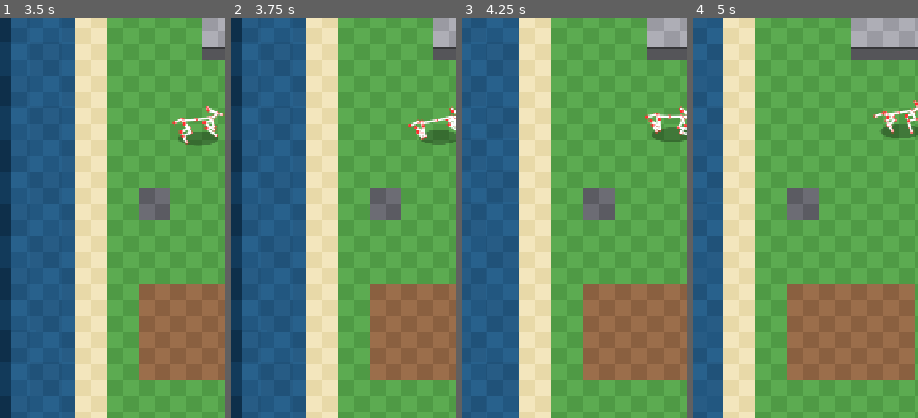
Above: before the commit, frames 1-4 (left to right).
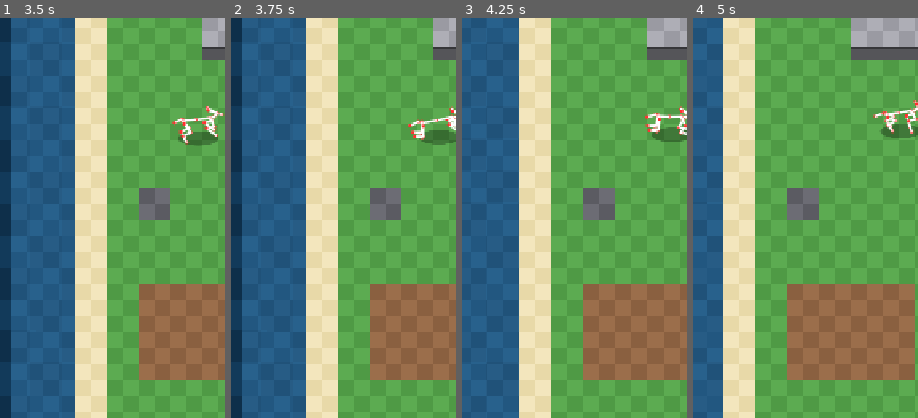
Above: after the commit, the same moments.

Repository: jonathasptbr-gh/Projeto-Galapago
Game: Godot game, scene res://jogo/main.tscn
Same seed, same stepped clock (60 frames per second), same inputs: the game is played once before the commit and once after it.
Inputs:
- Up to frame 1 (3.5 s): click "PULO AUTO: DESLIGADO" at 0.5 s; click "PULO AUTO: LIGADO" at 1.25 s; click "PULO AUTO: DESLIGADO" at 2 s; click "PULO AUTO: LIGADO" at 2.75 s
- Up to frame 2 (3.75 s): click "PULO AUTO: DESLIGADO" at 3.5 s
- Up to frame 3 (4.25 s): no input
- Up to frame 4 (5 s): click "PULO AUTO: LIGADO" at 4.25 s
The pictures show only the part of the screen within x 5-55%, y 35-85%; the shares and areas given below are measured in that part.

Frame 1 is identical in both runs. In frame 2, 0.1% of the frame differs, in the area x 80-88%, y 27-30%; in frame 3, 0.2%, in the area x 81-90%, y 25-29%; in frame 4, less than 0.1%.

Commit message:
v0.34.2: dobra anatomica no IK das pernas

Diff:
--- a/sim/esqueleto3d.gd
+++ b/sim/esqueleto3d.gd
@@ -24,6 +24,18 @@
 const CLIPES := ["idle", "walk", "run", "jump_start", "jump_air", "jump_land", "charge", "shot",
 	"bite", "slam", "dig", "hit", "stunned", "death", "get_up"]
 const PITCH_GRAUS := 20.0
+## Tolerância (px de mundo) da ORDEM ANATÔMICA das pernas na marcha. É régua do
+## solver, não dado: a pata continua no alvo e os ossos não esticam.
+const TOL_ANATOMIA := 0.01
+## Folga do LADO (px): a regra de lado é de DIREÇÃO, não de distância — numa
+## perna dobrada o jarrete raspa a reta e exigir 0,01 px ali fazia a solução
+## pular de ramo (medido: 6,6 px de joelho num quadro a 60 fps).
+const TOL_LADO := 0.5
+## Salto máximo (px) do joelho para aceitar outra dobra. No recolhimento máximo
+## da traseira a cadeia chega perto de |l1−l2| e outra dobra exige um pulo de
+## 5–7 px num quadro (medido); aí fica a dobra autoral e o quadro é contado
+## como sem solução — o conserto é de alvo (pose), não do solver.
+const SALTO_DOBRA := 2.5
 const JUNTAS_ESPERADAS := 24
 const OSSOS_ESPERADOS := 23
 const SOCKETS_OBRIGATORIOS := ["boca", "coroa", "base_cauda", "dorso"]
@@ -385,29 +397,50 @@
 			if patas.has(nome) and alvos[nome] is Vector3:
 				patas[nome] = alvos[nome]
 	_mover_corpo(m, j, clipe, f, mo, salto_correndo)
+	# A ordem anatômica só é imposta nos clipes de MARCHA (os que a tabela
+	# `marchas` do rig aponta). Pulo, morte e levantar têm outra postura e
+	# ficam de fora — lá a regra não vale.
+	var vale_ordem := not _marcha(mo, clipe).is_empty()
 	for perna in pernas:
 		var nome := String(perna["nome"])
 		var upper := String(perna["upper"])
 		var P: Vector3 = j[upper]
 		var F: Vector3 = patas[nome]
+		var l1 := float(perna["l1"])
+		var l2 := float(perna["l2"])
+		var pole: Vector3 = perna["pole"]
+		var moderno := alvos.has(nome) or int(m.get("schema_version", 3)) == 4
 		if perna.has("l3"):
 			var l3 := float(perna["l3"])
-			var H := _jarrete_alcancavel(P, F, float(perna["l1"]),
-				float(perna["l2"]), l3, perna["offset_jarr"])
-			var solucao := (ik_pole(P, H, float(perna["l1"]), float(perna["l2"]),
-				perna["pole"], 0.9999) if alvos.has(nome) or int(m.get("schema_version", 3)) == 4
-				else _ik(P, H, float(perna["l1"]), float(perna["l2"]), 1.0))
+			var H := _jarrete_alcancavel(P, F, l1, l2, l3, perna["offset_jarr"])
+			# Solução de repouso (a mesma de antes da regra): o jarrete de
+			# contato é o que fecha o metatarso no alvo, e é ele que escreve a
+			# pata — a dobra escolhida nunca move o alvo.
+			var solucao := _dobra(P, H, l1, l2, pole, moderno, 1.0)
 			var jarrete: Vector3 = solucao["pata"]
-			j[String(perna["joint1"])] = solucao["joelho"]
+			var joelho: Vector3 = solucao["joelho"]
+			if vale_ordem:
+				var escolha := _perna_traseira(P, F, l1, l2, l3, perna["offset_jarr"],
+					pole, moderno, {"joelho": joelho, "jarrete": jarrete})
+				joelho = escolha["joelho"]
+				jarrete = escolha["jarrete"]
+			j[String(perna["joint1"])] = joelho
 			j[String(perna["joint2"])] = jarrete
-			# Enquanto o círculo do jarrete toca o alcance do joelho, F é exato.
-			# Se nem o círculo toca, corrige só o contato, nunca estica os ossos.
-			j[String(perna["foot"])] = jarrete + (F - H).normalized() * l3
+			# A pata é o alvo: o círculo rígido do metatarso em torno dela
+			# garante F exato; alvo fora do alcance corrige só o contato. A
+			# expressão usa o jarrete de CONTATO (não o da dobra), então a
+			# posição da pata não muda com a regra anatômica.
+			j[String(perna["foot"])] = solucao["pata"] + (F - H).normalized() * l3
 		else:
-			var solucao := (ik_pole(P, F, float(perna["l1"]), float(perna["l2"]),
-				perna["pole"], 0.9999) if alvos.has(nome) or int(m.get("schema_version", 3)) == 4
-				else _ik(P, F, float(perna["l1"]), float(perna["l2"]), -1.0))
-			j[String(perna["joint1"])] = solucao["joelho"]
+			var solucao := _dobra(P, F, l1, l2, pole, moderno, -1.0)
+			var joelho: Vector3 = solucao["joelho"]
+			if vale_ordem:
+				# Dianteira tem UMA dobra por polo; a regra decide entre as
+				# duas soluções da IK (a do polo e a espelhada).
+				var outra := _dobra(P, F, l1, l2, pole, moderno, 1.0)
+				var joelho_outra: Vector3 = outra["joelho"]
+				joelho = _escolher_dianteira(P, F, joelho, joelho_outra)
+			j[String(perna["joint1"])] = joelho
 			j[String(perna["foot"])] = solucao["pata"]
 	_extras(j, clipe, f, mo, salto_correndo)
 	if clipe == "death":
@@ -1084,6 +1117,110 @@
 		j[nome] = Vector3(p.x, y, z)
 
 
+## --- ordem anatômica das pernas (regra do SOLVER; o dado não é tocado) ---
+## A pata fica exatamente no alvo e os comprimentos l1/l2/l3 são rígidos: o que
+## se escolhe é a DOBRA entre as soluções da IK. Régua em px de mundo:
+##   dianteira: y(cotovelo) ≤ y(ombro) + tol E cotovelo atrás da reta ombro→pata;
+##   traseira: y(joelho) ≤ y(anca) + tol, joelho à frente da reta anca→pata,
+##             y(jarrete) ≤ y(joelho) + tol E jarrete atrás da mesma reta.
+## "Atrás" é o lado em que o cotovelo/jarrete de REPOUSO fica — o mesmo sinal
+## do critério da auditoria ("z menor que o da reta ombro→pata naquele y"),
+## medido em perpendicular para não explodir com a perna deitada. Quando
+## nenhuma solução da cadeia fecha as quatro condições (alvo extremo), fica a
+## de MENOR violação — nunca se move a pata nem se alonga osso para
+## "consertar" a pose.
+
+## Distância com sinal de Q à reta P→F no plano (y,z); > 0 = atrás da reta,
+## < 0 = à frente. Perpendicular (e não a diferença de z em y fixo) para não
+## explodir quando a perna deita.
+static func _lado_da_reta(P: Vector3, F: Vector3, Q: Vector3) -> float:
+	var dy := F.y - P.y
+	var dz := F.z - P.z
+	var n := sqrt(dy * dy + dz * dz)
+	if n < 0.000001:
+		return 0.0
+	return (-dz * (Q.y - P.y) + dy * (Q.z - P.z)) / n
+
+
+## Violação (px) da ordem anatômica: 0 = configuração válida. Soma as folgas que
+## faltam, então também serve de desempate quando nada é válido.
+## `H` só é lido na traseira (jarrete); na dianteira passa-se o próprio joelho.
+static func violacao_perna(P: Vector3, F: Vector3, K: Vector3, H: Vector3,
+		tres_ossos: bool) -> float:
+	var v := maxf(0.0, K.y - P.y - TOL_ANATOMIA)
+	if tres_ossos:
+		v += maxf(0.0, _lado_da_reta(P, F, K) - TOL_LADO)
+		v += maxf(0.0, H.y - K.y - TOL_ANATOMIA)
+		v += maxf(0.0, -_lado_da_reta(P, F, H) - TOL_LADO)
+	else:
+		v += maxf(0.0, -_lado_da_reta(P, F, K) - TOL_LADO)
+	return v
+
+
+## As duas dobras possíveis da IK de dois ossos para o par (P, alvo), na
+## convenção da perna. `sentido` +1 = dobra do polo (a autoral: cotovelo atrás,
+## joelho à frente); -1 = a espelhada. `|P-K| = l1` e `|K-alvo| = l2` nas duas,
+## e a pata devolvida é a mesma.
+static func _dobra(P: Vector3, alvo: Vector3, l1: float, l2: float, pole: Vector3,
+		moderno: bool, sentido: float) -> Dictionary:
+	if moderno:
+		return ik_pole(P, alvo, l1, l2, pole if sentido > 0.0 else -pole, 0.9999)
+	return _ik(P, alvo, l1, l2, sentido)
+
+
+## Dianteira: a dobra do polo é a autoral (cotovelo atrás). Só se ela ficar do
+## lado ERRADO e a espelhada não, troca-se — o lado é a restrição de identidade.
+## Quando as duas violam (alvo extremo, cotovelo não desce em nenhuma), fica a
+## do polo: comparar as violações por 0,001 px fazia o cotovelo pular 15 px
+## entre dois quadros (medido em 0,883 e 0,917 do galope).
+static func _escolher_dianteira(P: Vector3, F: Vector3, dobra: Vector3,
+		espelho: Vector3) -> Vector3:
+	var dobra_ok := _lado_da_reta(P, F, dobra) >= -TOL_LADO
+	var espelho_ok := _lado_da_reta(P, F, espelho) >= -TOL_LADO
+	if dobra_ok != espelho_ok:
+		return dobra if dobra_ok else espelho
+	return dobra
+
+
+## Traseira: o jarrete anda no círculo rígido do metatarso em volta da pata.
+## Parte do offset de repouso (`base`, a solução de antes da regra) e, se a
+## ordem não vale, gira o metatarso para BAIXO/ATRÁS — o sentido em que o
+## jarrete desce — até a cadeia fechar; fica o MENOR giro válido. A faixa é a
+## anatômica: jarrete acima do chão e atrás da pata. Sem solução válida na
+## faixa, fica a de menor violação. Devolve joelho/jarrete; nada aqui move a
+## pata (o metatarso tem raio l3 em torno dela por construção).
+static func _perna_traseira(P: Vector3, F: Vector3, l1: float, l2: float, l3: float,
+		offset: Vector3, pole: Vector3, moderno: bool, base: Dictionary) -> Dictionary:
+	var k0: Vector3 = base["joelho"]
+	var h0: Vector3 = base["jarrete"]
+	var v0 := violacao_perna(P, F, k0, h0, true)
+	if v0 <= TOL_ANATOMIA:
+		return {"joelho": k0, "jarrete": h0, "violacao": v0, "giro": 0.0}
+	var ang0 := atan2(offset.z, offset.y)
+	var minimo := absf(l1 - l2)
+	var maximo := l1 + l2
+	var melhor := {"joelho": k0, "jarrete": h0, "violacao": v0, "giro": 0.0}
+	for passo in 300:
+		var giro := -deg_to_rad(float(passo + 1) * 0.5)
+		var ang := ang0 + giro
+		var H := F + Vector3(0.0, l3 * cos(ang), l3 * sin(ang))
+		if H.y <= 0.0 or H.z >= F.z:
+			continue
+		var d := P.distance_to(H)
+		if d < minimo + 0.0001 or d > maximo - 0.0001:
+			continue
+		for sentido: float in [1.0, -1.0]:
+			var K: Vector3 = _dobra(P, H, l1, l2, pole, moderno, sentido)["joelho"]
+			if K.distance_to(k0) > SALTO_DOBRA:
+				continue
+			var v := violacao_perna(P, F, K, H, true)
+			if v < float(melhor["violacao"]) - 0.000001:
+				melhor = {"joelho": K, "jarrete": H, "violacao": v, "giro": giro}
+			if v <= TOL_ANATOMIA:
+				return {"joelho": K, "jarrete": H, "violacao": v, "giro": giro}
+	return melhor
+
+
 ## Escolhe o jarrete no círculo rígido de raio l3 em torno do alvo da pata.
 ## Preserva o offset de repouso se alcançável; caso contrário escolhe o ponto
 ## angularmente mais próximo que alcança a cadeia anca→joelho→jarrete. O círculo
--- a/testes/test_parametrico3d.gd
+++ b/testes/test_parametrico3d.gd
@@ -363,3 +363,93 @@
 	var avanco := float(trote["duty"]) * E3._ciclo(trote)
 	print("métrica marcha trote: passada=%.6f duty*ciclo=%.6f descompasso=%.6f px"
 		% [passada, avanco, passada - avanco])
+
+
+## P0 da auditoria: a IK escolhia a dobra errada e a perna ficava
+## anatomicamente impossível (cotovelo acima do ombro, joelho acima da anca,
+## jarrete acima do joelho). A regra é do SOLVER, nunca do dado: a pata
+## continua exatamente no alvo da marcha e os ossos l1/l2/l3 não esticam.
+## Varre 8 direções × 24 fases × walk/run nos dois rigs.
+##
+## Medido ANTES da regra (por direção e por pata, no galope): cão — 10/24 com o
+## cotovelo acima do ombro (cada dianteira), 13/24 com o jarrete acima do
+## joelho e 4/24 com o joelho acima da anca (cada traseira); equino — 4/24 de
+## jarrete. DEPOIS: jarrete acima do joelho 13→4 (cão) e 4→0 (equino); joelho
+## acima da anca 4→3 (cão); dianteira do equino 0. A dianteira do CÃO segue
+## 10/24 porque o alvo torna a ordem impossível: com |ombro→pata| <
+## √(l2²−l1²) = 9,72 px as DUAS soluções da IK de dois ossos põem o cotovelo
+## acima do ombro — não é escolha, é geometria; o conserto é de alvo (pose),
+## não do solver. Os quadros que restam na traseira são os do recolhimento
+## máximo, em que a dobra válida exigiria um salto de joelho maior que
+## `E3.SALTO_DOBRA`: o solver mantém a dobra autoral para não piscar e o caso
+## entra na conta.
+func test_ordem_anatomica_das_pernas_na_marcha() -> void:
+	var conta := {}
+	var pior := 0.0
+	for nome in ["canino3d", "equino3d"]:
+		var m := Rigs.carregar(nome)
+		var pernas := E3._pernas(m)
+		var moderno := int(m.get("schema_version", 3)) == 4
+		for clipe in ["walk", "run"]:
+			for dir in E3.DIRECOES:
+				for i in 24:
+					var fase := float(i) / 24.0
+					var p := E3.pose(m, dir, fase, clipe)
+					var j3: Dictionary = p["juntas_3d"]
+					var patas: Dictionary = E3._patas(pernas, clipe, fase, m["motion"])
+					for bruto in pernas:
+						var perna: Dictionary = bruto
+						var tres: bool = perna.has("l3")
+						var pata := String(perna["nome"])
+						var P: Vector3 = j3[String(perna["upper"])]
+						var K: Vector3 = j3[String(perna["joint1"])]
+						var F: Vector3 = j3[String(perna["foot"])]
+						var H: Vector3 = j3[String(perna["joint2"])] if tres else K
+						var tag := "%s/%s/%s/%.3f/%s" % [nome, clipe, dir, fase, pata]
+						# 1) A pata não se move e o osso não estica.
+						perto(F.distance_to(patas[pata]), 0.0, 0.0002, "pata no alvo " + tag)
+						perto(P.distance_to(K), float(perna["l1"]), 0.0002, "l1 rígido " + tag)
+						if tres:
+							perto(K.distance_to(H), float(perna["l2"]), 0.0002, "l2 rígido " + tag)
+							perto(H.distance_to(F), float(perna["l3"]), 0.0002, "l3 rígido " + tag)
+						else:
+							perto(K.distance_to(F), float(perna["l2"]), 0.0002, "l2 rígido " + tag)
+						# 2) Ordem anatômica.
+						var v := E3.violacao_perna(P, F, K, H, tres)
+						pior = maxf(pior, v)
+						if v <= E3.TOL_ANATOMIA:
+							continue
+						var chave := "%s/%s/%s" % [nome, clipe, "traseira" if tres else "dianteira"]
+						conta[chave] = int(conta.get(chave, 0)) + 1
+						if not tres:
+							# Só é aceitável se a OUTRA dobra também violar.
+							var outra := E3._dobra(P, F, float(perna["l1"]), float(perna["l2"]),
+								perna["pole"], moderno, 1.0)
+							var joelho_outra: Vector3 = outra["joelho"]
+							checar(E3.violacao_perna(P, F, joelho_outra, joelho_outra, false)
+								> E3.TOL_ANATOMIA,
+								"havia dobra dianteira válida e o solver não a usou " + tag)
+						else:
+							# Traseira: a dobra autoral é a de menor violação (a busca é
+							# do solver); violar só é aceitável no galope do cão.
+							checar(nome == "canino3d" and clipe == "run",
+								"traseira fora da ordem em %s" % tag)
+	print("métrica ordem anatômica: %s (pior violação %.3f px)"
+		% [JSON.stringify(conta), pior])
+	# Marcha lenta: ordem 100% nos dois rigs e nas duas cadeias.
+	for rig in ["canino3d", "equino3d"]:
+		for lado in ["dianteira", "traseira"]:
+			igual(int(conta.get("%s/walk/%s" % [rig, lado], 0)), 0,
+				"%s %s limpa no walk" % [rig, lado])
+	# Galope do equino: 100% também.
+	for lado in ["dianteira", "traseira"]:
+		igual(int(conta.get("equino3d/run/%s" % lado, 0)), 0,
+			"equino %s limpa no run" % lado)
+	# Cão no galope: só o que o alvo torna impossível. Teto = o medido (20
+	# dianteiras e 4 traseiras por direção); subir o teto é regressão.
+	checar(int(conta.get("canino3d/run/dianteira", 0)) <= 160,
+		"dianteira do cão no galope: só alvo extremo (%d casos)"
+		% int(conta.get("canino3d/run/dianteira", 0)))
+	checar(int(conta.get("canino3d/run/traseira", 0)) <= 96,
+		"traseira do cão no galope: só recolhimento máximo (%d casos)"
+		% int(conta.get("canino3d/run/traseira", 0)))
Not shown, changed: docs/HISTORICO.md
Not shown, changed: docs/RESIDUOS.md
Not shown, changed: docs/RIG.md
